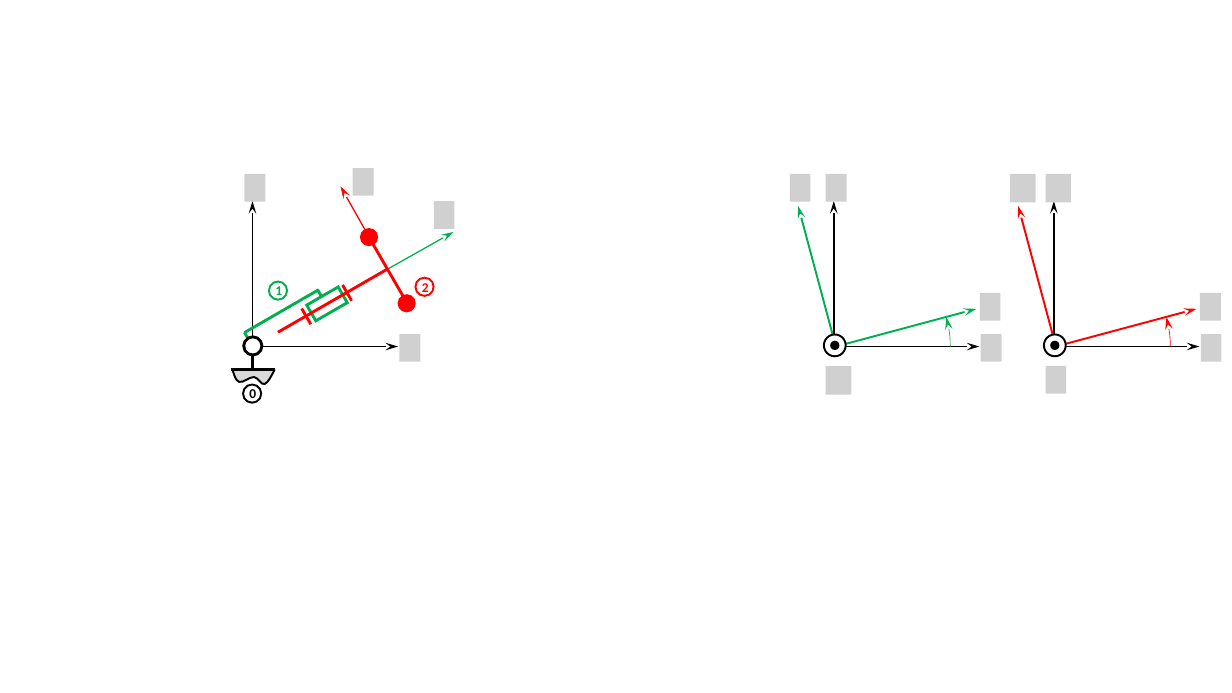
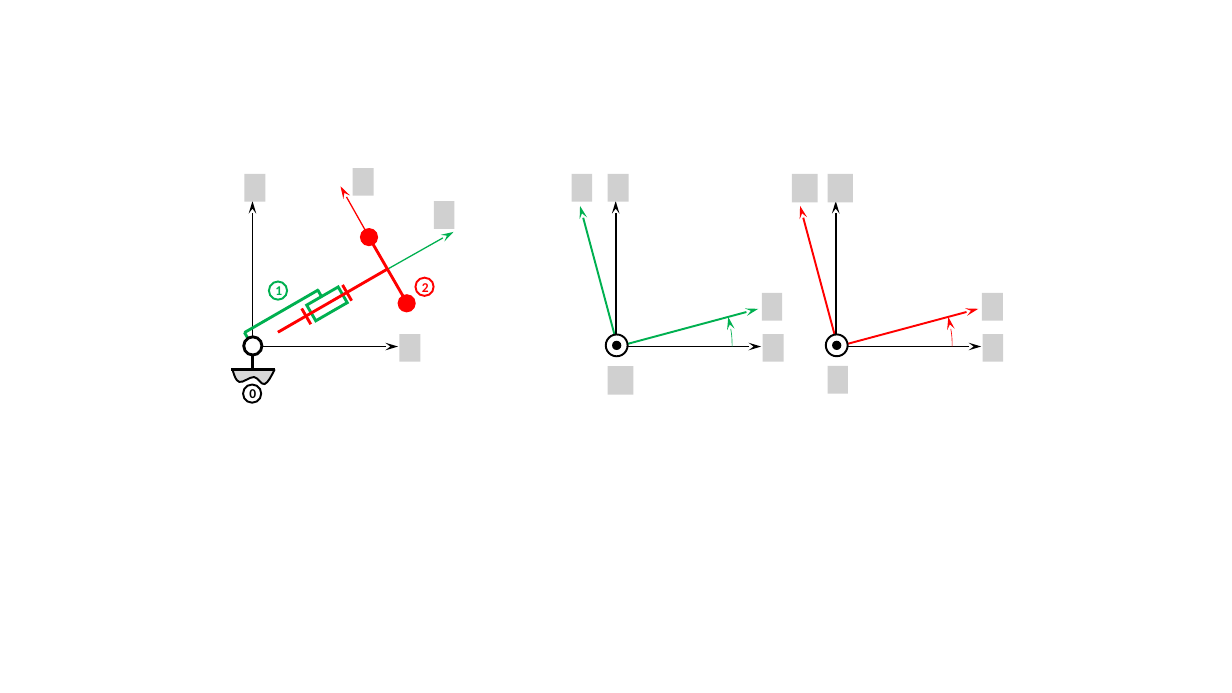
Before and after one commit to xpessoles/ExercicesCompetences, a slide deck: slide 8 of MecanismesDeBase/Figures.pptx. Drawn at 1232x693 pixels with LibreOffice and Linux fonts; fonts in the diff are those of the drawing; grey boxes stand for pictures; background and template pictures are left out. Boxes give left, top, right and bottom in pixels: in the first picture for what was removed or moved away, otherwise in the second. Text is boxed around its words. In the diff, an @@ line names an element or a change of style, - is before the commit and + after.

```diff
--- a/MecanismesDeBase/Figures.pptx
+++ b/MecanismesDeBase/Figures.pptx
@@ picture added at (572,174,592,201) @@
@@ picture added at (607,174,628,201) @@
@@ picture: place and size @@
-picture at (790,174,811,201)
+picture at (792,174,818,202)
@@ picture: place and size @@
-picture at (826,174,848,201)
+picture at (828,174,853,202)
@@ picture removed at (1010,174,1036,202) @@
@@ picture removed at (1046,174,1071,202) @@
@@ picture added at (762,293,782,321) @@
@@ picture: place and size @@
-picture at (980,293,1000,321)
+picture at (982,293,1004,321)
@@ picture removed at (1201,293,1222,321) @@
@@ 8 arrows, 4 ellipses, 2 arc (boxed as its full ellipse)s: place and size @@
-8 arrows, 4 ellipses, 2 arc (boxed as its full ellipse)s at (717,201,1200,463)
+8 arrows, 4 ellipses, 2 arc (boxed as its full ellipse)s at (499,201,982,463)
@@ picture added at (762,335,784,362) @@
@@ picture removed at (1202,335,1222,362) @@
@@ picture added at (607,366,633,395) @@
@@ picture: place and size @@
-picture at (826,366,852,395)
+picture at (828,366,848,394)
@@ picture removed at (1046,366,1067,394) @@
```
Also in this commit, not shown: 14 other slides changed, 1 slide added, 37 other files.
